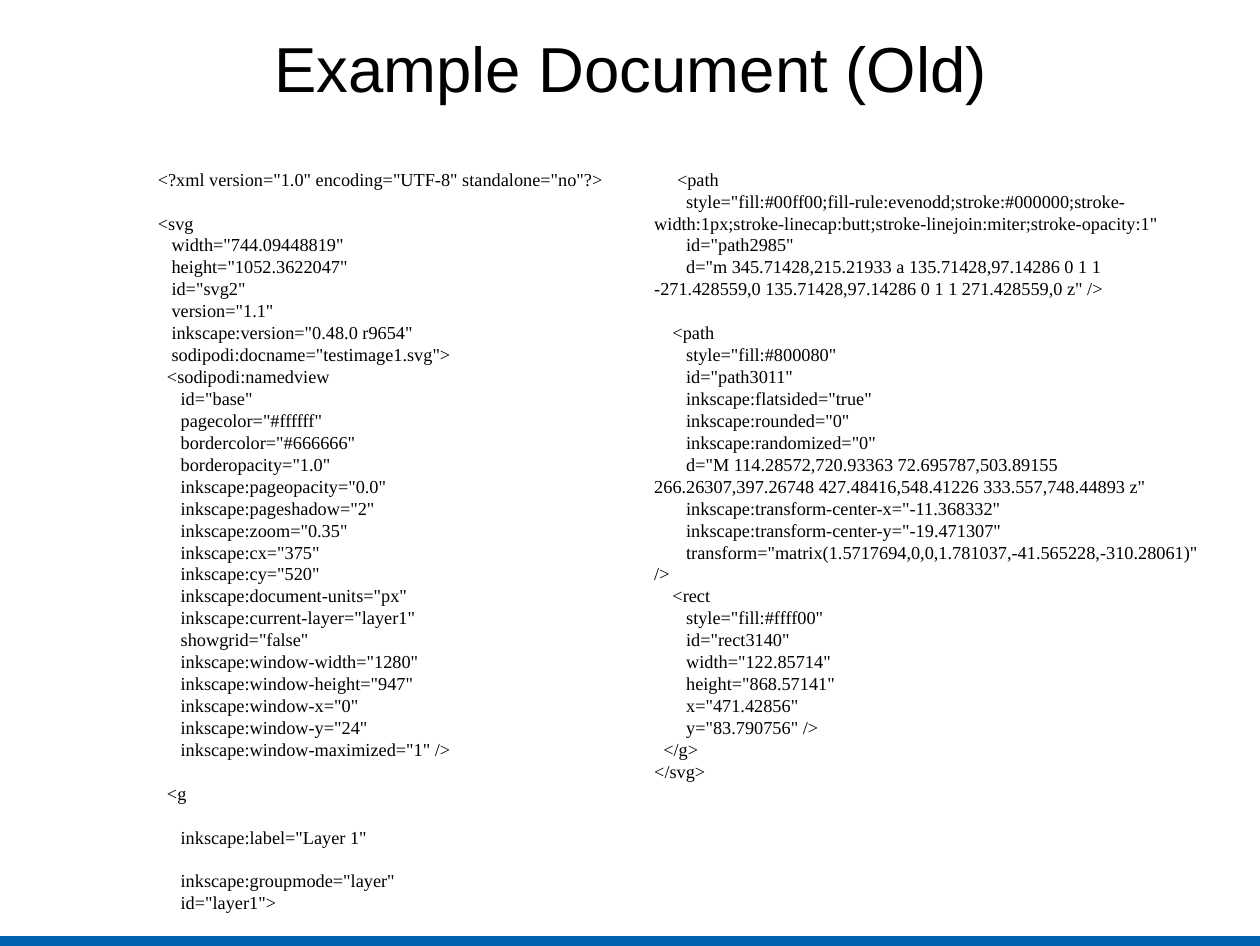
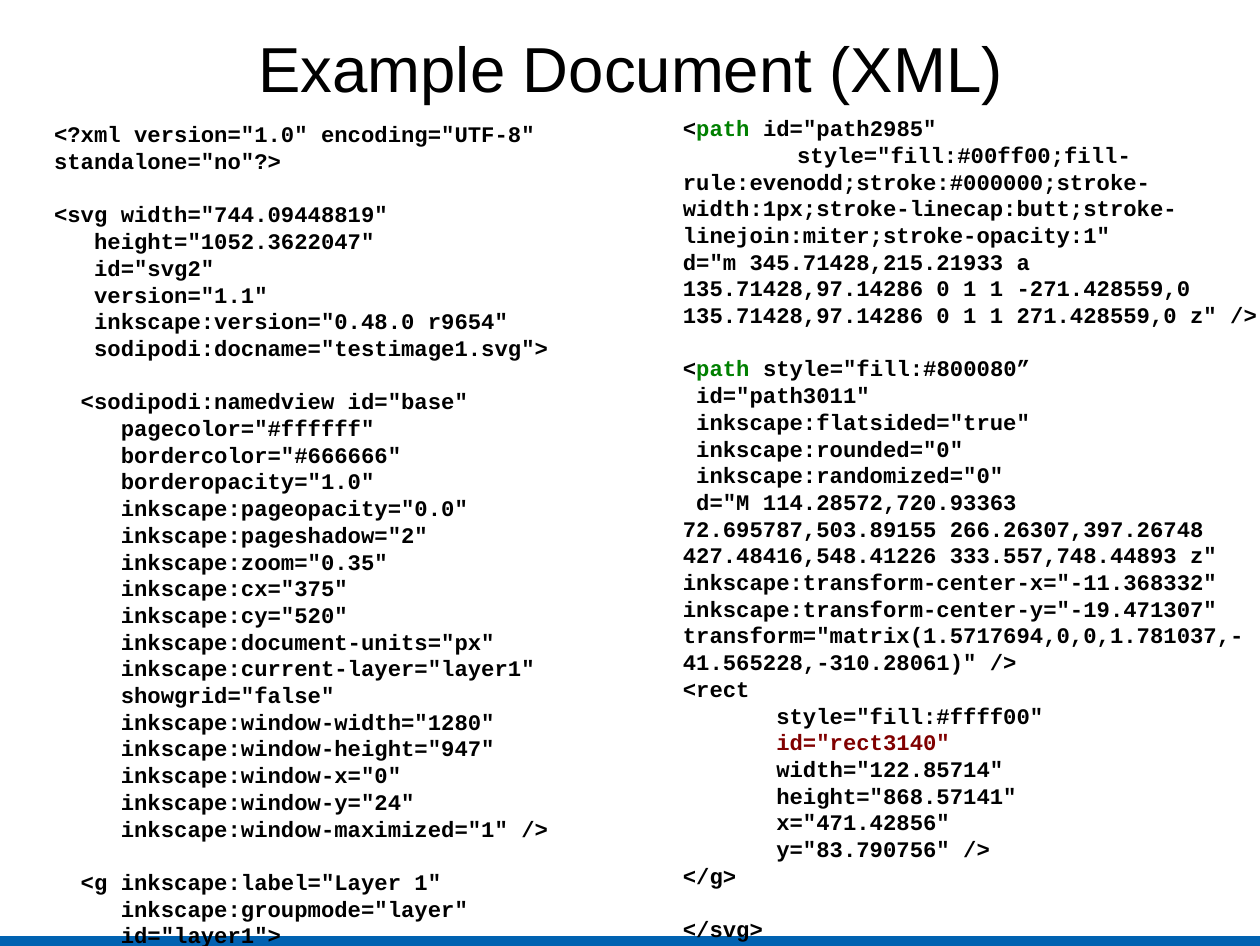
Before and after one commit to kratos12000/FastXMLDiff, a slide deck: slide 11 of Presentation/Slides.odp (slide 10 before the commit). Drawn at 1260x946 pixels with LibreOffice and Linux fonts; fonts in the diff are those of the drawing. Boxes give left, top, right and bottom in pixels: in the first picture for what was removed or moved away, otherwise in the second. Text is boxed around its words. In the diff, an @@ line names an element or a change of style, - is before the commit and + after.

```diff
--- a/Presentation/Slides.odp
+++ b/Presentation/Slides.odp
@@ title at bbox=[258, 46, 1003, 104]: text changed @@
-Example Document (Old)
+Example Document (XML)
@@ text "<path id="path2985" style="fill:#00ff00;fill- rule:evenodd;s ...": place and size @@
-text "<path id="path2985" style="fill:#00ff00;fill- rule:evenodd;s ..." at bbox=[654, 173, 1197, 782]
+text "<path id="path2985" style="fill:#00ff00;fill- rule:evenodd;s ..." at bbox=[683, 120, 1244, 889]
@@ text "<?xml version="1.0" encoding="UTF-8" standalone="no"?>": place and size @@
-text "<?xml version="1.0" encoding="UTF-8" standalone="no"?>" at bbox=[158, 173, 602, 913]
+text "<?xml version="1.0" encoding="UTF-8" standalone="no"?>" at bbox=[54, 126, 548, 895]
@@ text at bbox=[54, 126, 548, 842]: size 11.5 to 14 pt, font Times New Roman to Courier New, bold on in "<?xml version="1.0" encoding="UTF-8" standalone="no"?>", "height="1052.3622047"", "id="svg2"", "version="1.1"" and 20 more places @@
@@ text at bbox=[683, 120, 1177, 248]: text changed; size 11.5 to 14 pt; font Times New Roman to Courier New; bold on @@
-<path
-style="fill:#00ff00;fill-rule:evenodd;stroke:#000000;stroke-width:1px;stroke-linecap:butt;stroke-linejoin:miter;stroke-opacity:1"
-id="path2985"
+<path id="path2985" style="fill:#00ff00;fill- rule:evenodd;stroke:#000000;stroke- width:1px;stroke-linecap:butt;stroke- linejoin:miter;stroke-opacity:1"
@@ text at bbox=[54, 206, 388, 227]: text changed; size 11.5 to 14 pt; font Times New Roman to Courier New; bold on @@
-<svg
-width="744.09448819"
+<svg width="744.09448819"
@@ text at bbox=[683, 254, 1244, 889]: size 11.5 to 14 pt, font Times New Roman to Courier New, bold on in "d="m 345.71428,215.21933 a 135.71428,97.14286 0 1 1 ...", "id="path3011"", "inkscape:flatsided="true"", "inkscape:rounded="0"" and 14 more places; text colour #000000 to #800000 in "id="rect3140"" @@
@@ text at bbox=[683, 360, 1030, 381]: text changed; size 11.5 to 14 pt; font Times New Roman to Courier New; bold on @@
-<path
-style="fill:#800080"
+<path style="fill:#800080”
@@ text at bbox=[81, 393, 468, 414]: text changed; size 11.5 to 14 pt; font Times New Roman to Courier New; bold on @@
-<sodipodi:namedview
-id="base"
+<sodipodi:namedview id="base"
@@ text at bbox=[81, 874, 441, 895]: text changed; size 11.5 to 14 pt; font Times New Roman to Courier New; bold on @@
-<g
-inkscape:label="Layer 1"
+<g inkscape:label="Layer 1"
```
Also in this commit, not shown: 4 other slides changed, 2 slides added, 2 slides removed.
